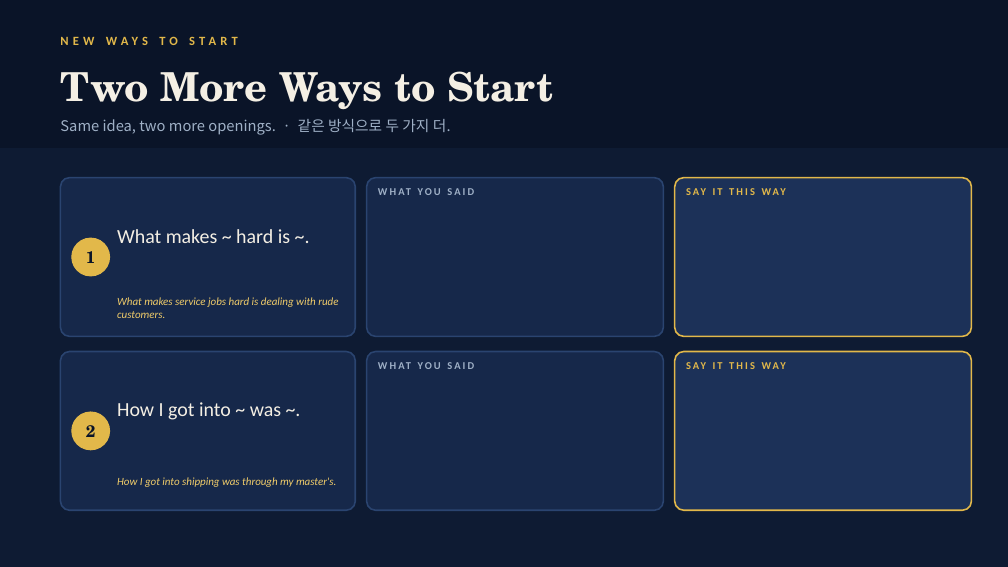
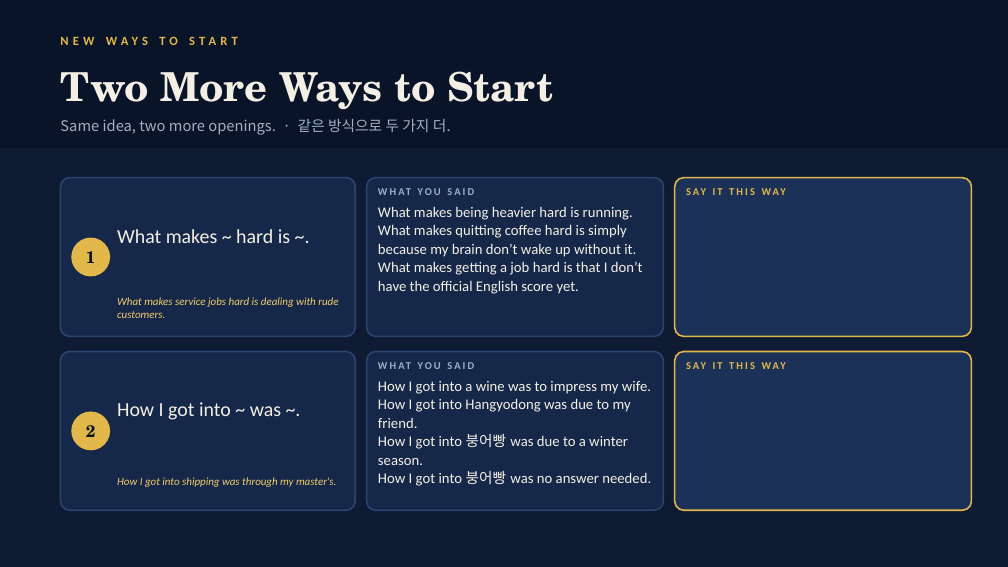
Before and after one commit to briankim-84/dea-m8q3, a slide deck: slide 6 of sukyung-t7n4/Diane_Class5_The_Job_You_Want.pptx. Drawn at 1008x567 pixels with LibreOffice and Linux fonts; fonts in the diff are those of the drawing. Boxes give left, top, right and bottom in pixels: in the first picture for what was removed or moved away, otherwise in the second. Text is boxed around its words. In the diff, an @@ line names an element or a change of style, - is before the commit and + after.

```diff
--- a/sukyung-t7n4/Diane_Class5_The_Job_You_Want.pptx
+++ b/sukyung-t7n4/Diane_Class5_The_Job_You_Want.pptx
@@ text added at (378, 206, 643, 294), 14 pt, text #F4EFE4 @@
+What makes being heavier hard is running.
+What makes quitting coffee hard is simply because my brain don’t wake up without it.
+What makes getting a job hard is that I don’t have the official English score yet.
@@ text added at (378, 381, 651, 486), 14 pt, text #F4EFE4 @@
+How I got into a wine was to impress my wife.
+How I got into Hangyodong was due to my friend.
+How I got into 붕어빵 was due to a winter season.
+How I got into 붕어빵 was no answer needed.
```
Also in this commit, not shown: 3 other slides changed, 14 other files.
